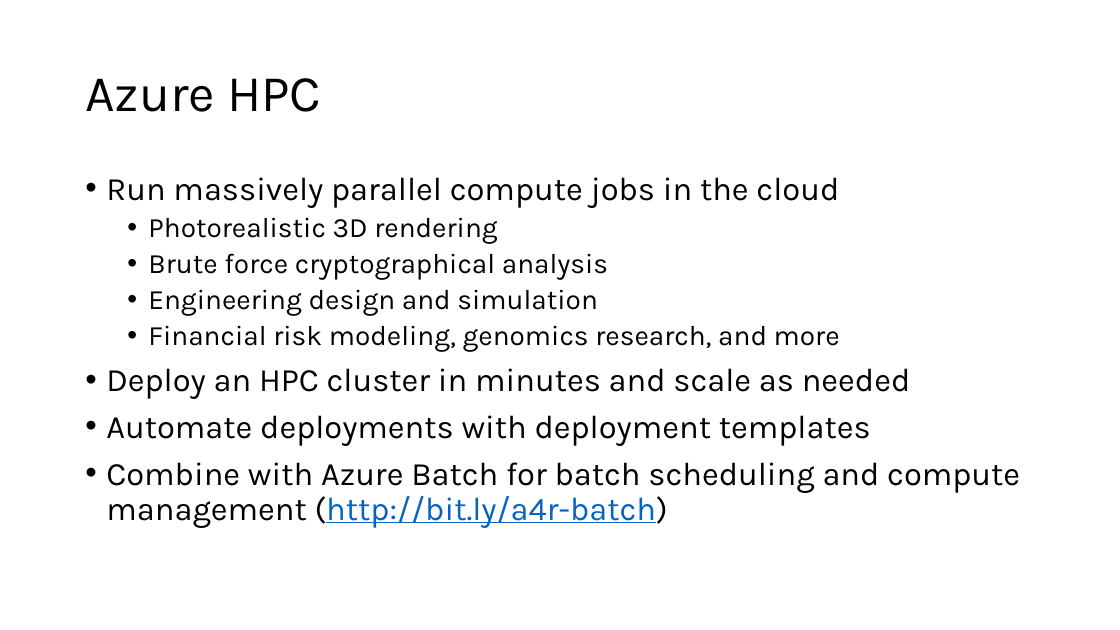
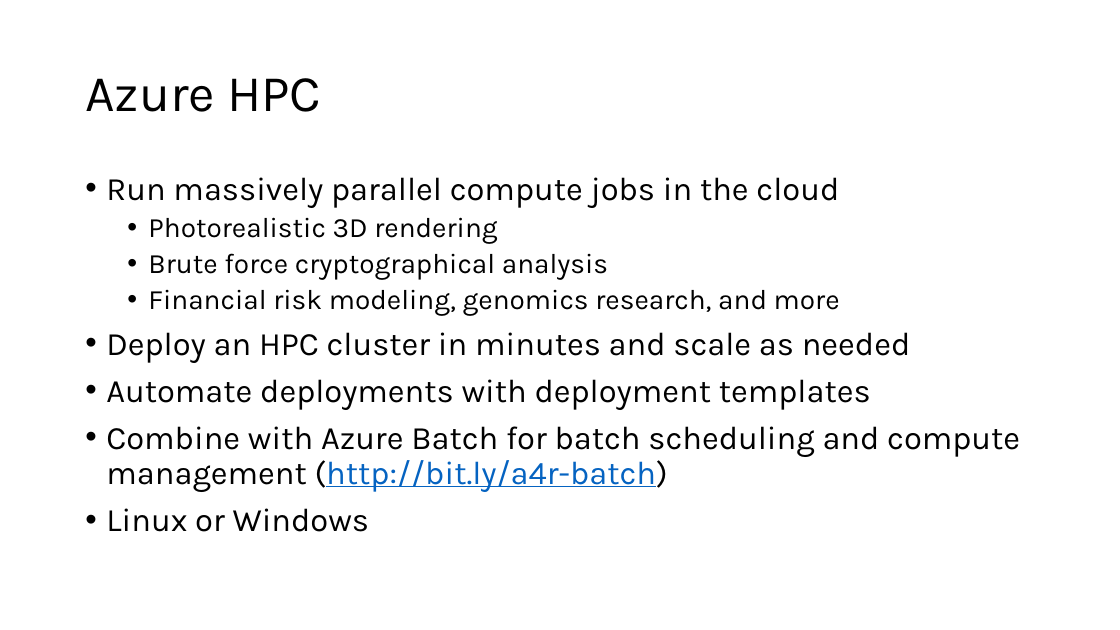
Before and after one commit to microsoft/AcademicContent, a slide deck: slide 2 of Workshop/6. HPC/HPC and Azure Container Service.pptx. Drawn at 1120x630 pixels with LibreOffice and Linux fonts; fonts in the diff are those of the drawing. Boxes give left, top, right and bottom in pixels: in the first picture for what was removed or moved away, otherwise in the second. Text is boxed around its words. In the diff, an @@ line names an element or a change of style, - is before the commit and + after.

```diff
--- a/Workshop/6. HPC/HPC and Azure Container Service.pptx
+++ b/Workshop/6. HPC/HPC and Azure Container Service.pptx
@@ text at box(148, 289, 597, 315): paragraph removed @@
-  • Engineering design and simulation
@@ text at box(106, 508, 370, 532): paragraph added @@
+• Linux or Windows
```
Also in this commit, not shown: 1 other slide changed, 2 slides added, 1 slide removed.
